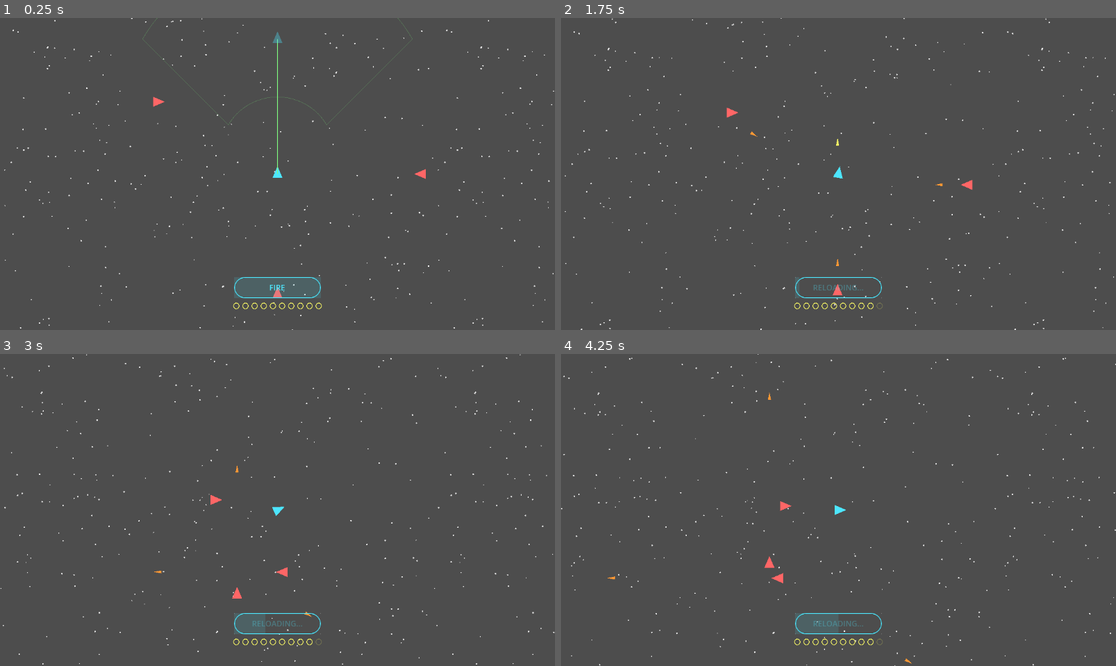
Above: before the commit, frames 1-4 (two rows, left to right).
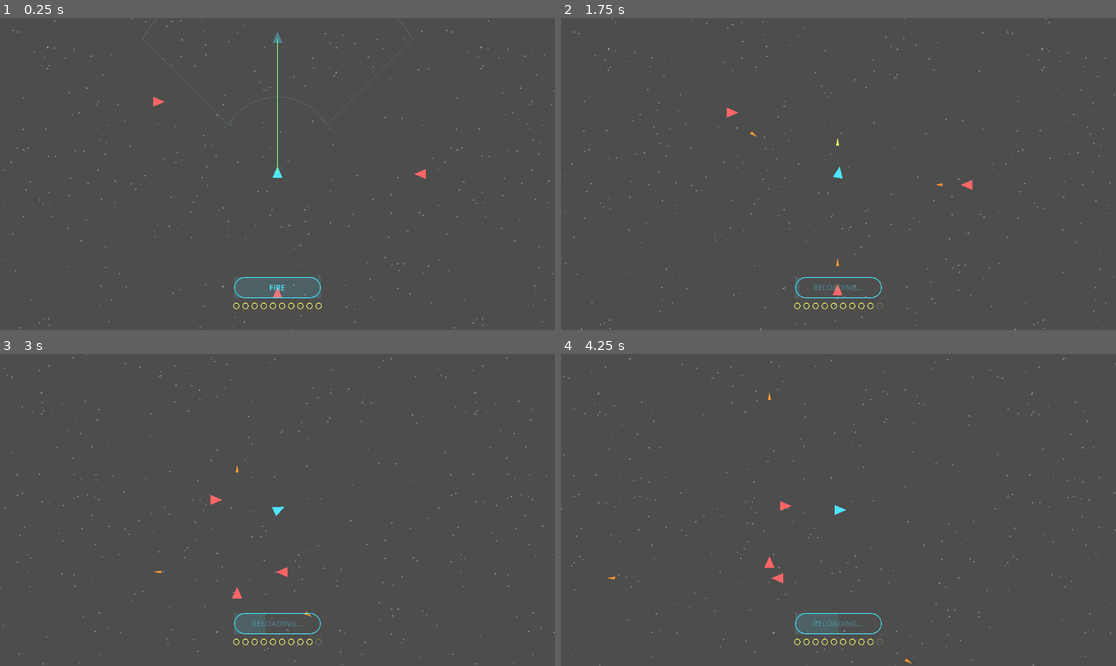
Above: after the commit, the same moments.

Repository: failuer/vibe-space
Game: Godot game, scene res://game_world.tscn
The game is run twice, just before and just after one commit, with the same random seed, the same clock (stepped at 60 frames per second) and the same inputs.
Inputs (mouse positions are in pixels of both pictures, inside the frame that each line leads up to):
- Up to frame 1 (0.25 s): no input
- Up to frame 2 (1.75 s): click "FIRE" at 0.5 s; move the mouse to (960, 158) at 1.27 s; click (960, 158) at 1.42 s
- Up to frame 3 (3 s): move the mouse to (166, 525) at 2.02 s; click (166, 525) at 2.17 s; move the mouse to (333, 441) at 2.77 s; click (333, 441) at 2.92 s
- Up to frame 4 (4.25 s): move the mouse to (810, 572) at 3.52 s; click (810, 572) at 3.67 s

The runs differ from the first frame. In frame 1, 0.3% of the frame differs, in the area x 0-100%, y 0-100%; in frame 2, 0.3%; in frame 3, 0.3%; in frame 4, 0.3%.

Commit message:
feat: darker starfield — reduce star brightness and add cool tint

Diff:
--- a/game.gd
+++ b/game.gd
@@ -24,7 +24,7 @@
 const MISSILE_COLOR := Color(1.0, 1.0, 0.4)
 const ENEMY_MISSILE_COLOR := Color(1.0, 0.6, 0.2)
 const PLANNED_VECTOR_COLOR := Color(0.5, 1.0, 0.5)
-const STAR_COLOR := Color(1.0, 1.0, 1.0, 0.9)
+const STAR_COLOR := Color(0.85, 0.90, 1.0, 0.45)
 const BORDER_COLOR := Color(1.0, 0.0, 0.0, 0.1)
 
 const PLAY_AREA_HALF_EXTENTS := Vector2(975.0, 675.0) # 50% larger
